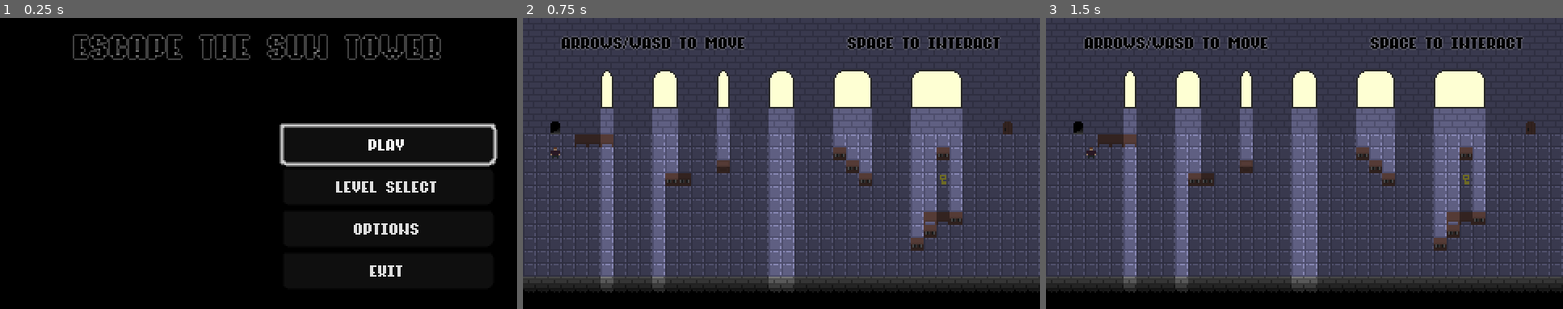
Above: before the commit, frames 1-3 (left to right).
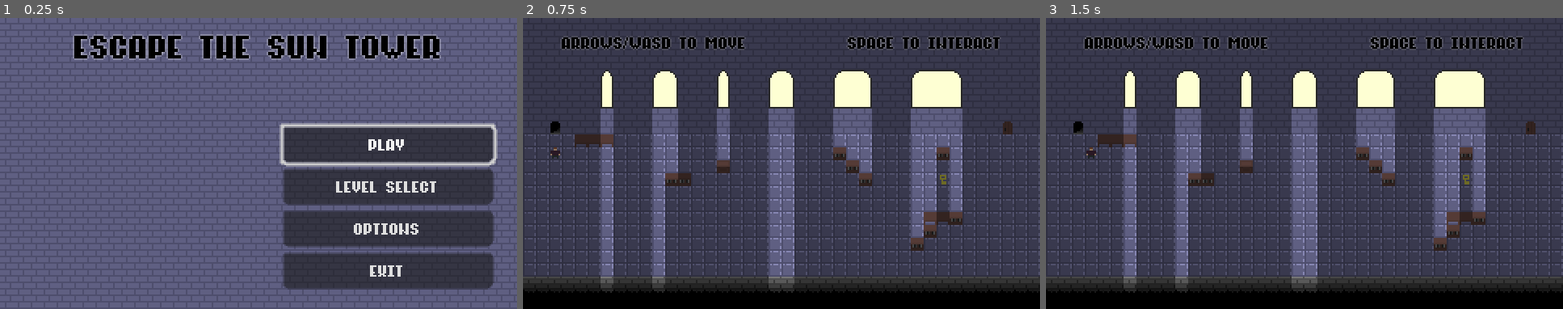
Above: after the commit, the same moments.

Repository: veren-damyanov/suntower
Game: Godot game, scene res://scenes/main_menu.tscn
Same seed, same stepped clock (60 frames per second), same inputs: the game is played once before the commit and once after it.
Inputs:
- Up to frame 1 (0.25 s): no input
- Up to frame 2 (0.75 s): click "play" at 0.5 s
- Up to frame 3 (1.5 s): tap Enter at 1.25 s; hold Right (right) from 1.28 s (still down); hold Space (interact) from 1.28 s (still down)

The runs differ from the first frame. In frame 1, 96% of the frame differs, in the area x 0-100%, y 0-100%; in frame 2, nothing differs; in frame 3, nothing differs.

Commit message:
Introduce main menu background

Diff:
--- a/scenes/main_menu.tscn
+++ b/scenes/main_menu.tscn
@@ -1,7 +1,8 @@
-[gd_scene load_steps=3 format=3 uid="uid://nncl2wstcc6a"]
+[gd_scene load_steps=4 format=3 uid="uid://nncl2wstcc6a"]
 
 [ext_resource type="Theme" uid="uid://ba8w7uwv0in7s" path="res://assets/standard.tres" id="1_nttkl"]
 [ext_resource type="Script" path="res://scripts/main_menu.gd" id="2_vbvdc"]
+[ext_resource type="Texture2D" uid="uid://bkmvf0i2shuq6" path="res://assets/sprites/main_menu.png" id="3_uyn8s"]
 
 [node name="MainMenu" type="MarginContainer"]
 anchors_preset = 15
@@ -52,6 +53,11 @@
 layout_mode = 2
 text = "Exit"
 
+[node name="MainMenu" type="Sprite2D" parent="."]
+z_index = -1
+texture = ExtResource("3_uyn8s")
+centered = false
+
 [connection signal="pressed" from="VerticalContainer/Buttons/Start" to="." method="_on_start_pressed"]
 [connection signal="pressed" from="VerticalContainer/Buttons/Level Select" to="." method="_on_level_select_pressed"]
 [connection signal="pressed" from="VerticalContainer/Buttons/Options" to="." method="_on_options_pressed"]
Binary file added: assets/sprites/main_menu.png
Not shown, added: assets/sprites/main_menu.png.import
